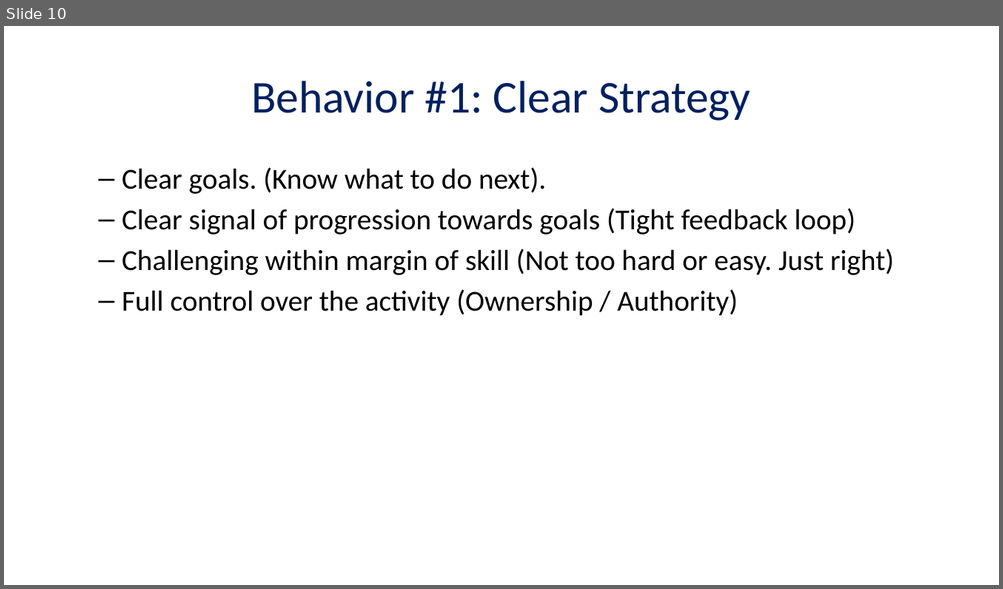
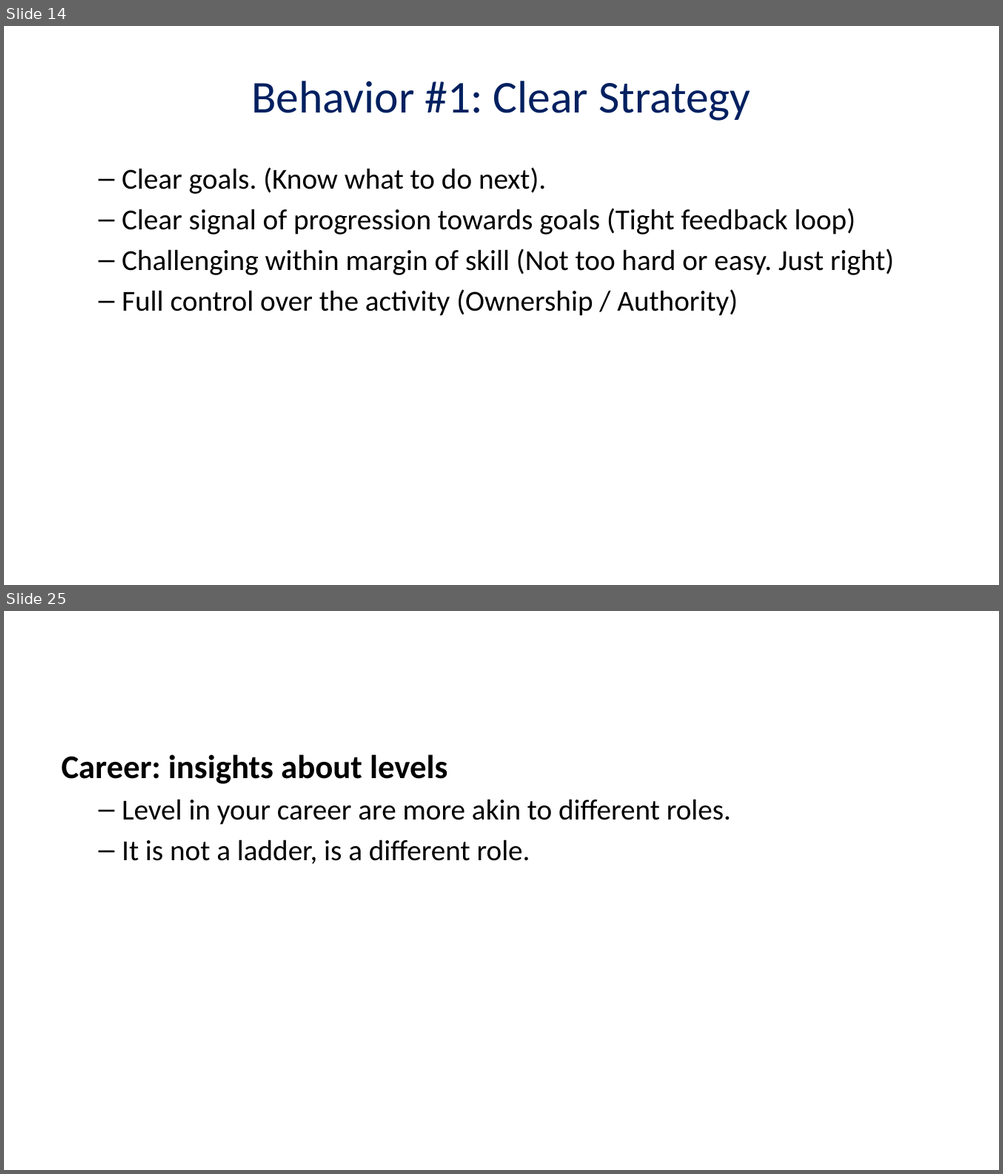
Before and after one commit to masters3d/ingenio, a slide deck: presentation/render/career_behaviors.pptx. Shown one above the other, each under a label of ours: slide 10 before the commit, slides 14 and 25 after it; the slides between them are not shown. The pictures are 1003x589 and 1003x1174 pixels, drawn with LibreOffice and Linux fonts; fonts in the diff are those of the drawing. Boxes give left, top, right and bottom in pixels: in the first picture for what was removed or moved away, otherwise in the second. Text is boxed around its words. In the diff, an @@ line names an element or a change of style, - is before the commit and + after.

```diff
--- a/presentation/render/career_behaviors.pptx
+++ b/presentation/render/career_behaviors.pptx
@@ slide 25 added at bbox=[4, 611, 999, 1170], background #FFFFFF @@
@@ text added at bbox=[61, 755, 731, 864], 28 pt, text #000000 @@
+Career: insights about levels
+  – Level in your career are more akin to different roles.
+  – It is not a ladder, is a different role.
@@ what was slide 10 is now slide 14 @@
```
Also in this commit, not shown: 8 slides changed, 15 other slides added, 5 slides removed, 7 other files.
